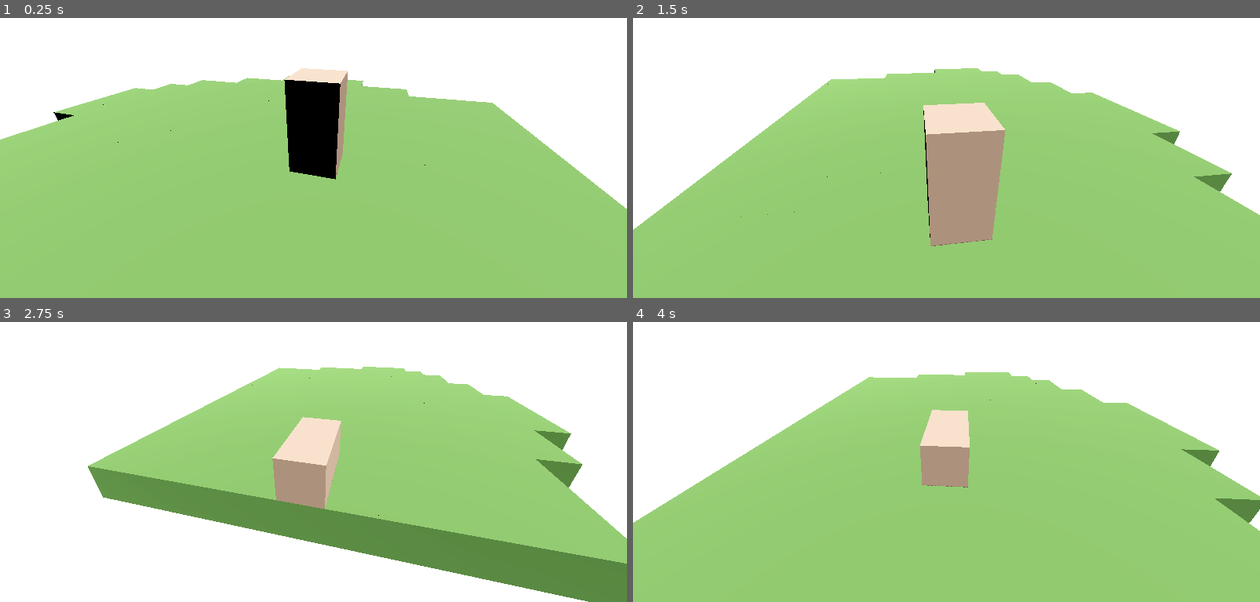
Above: before the commit, frames 1-4 (two rows, left to right).
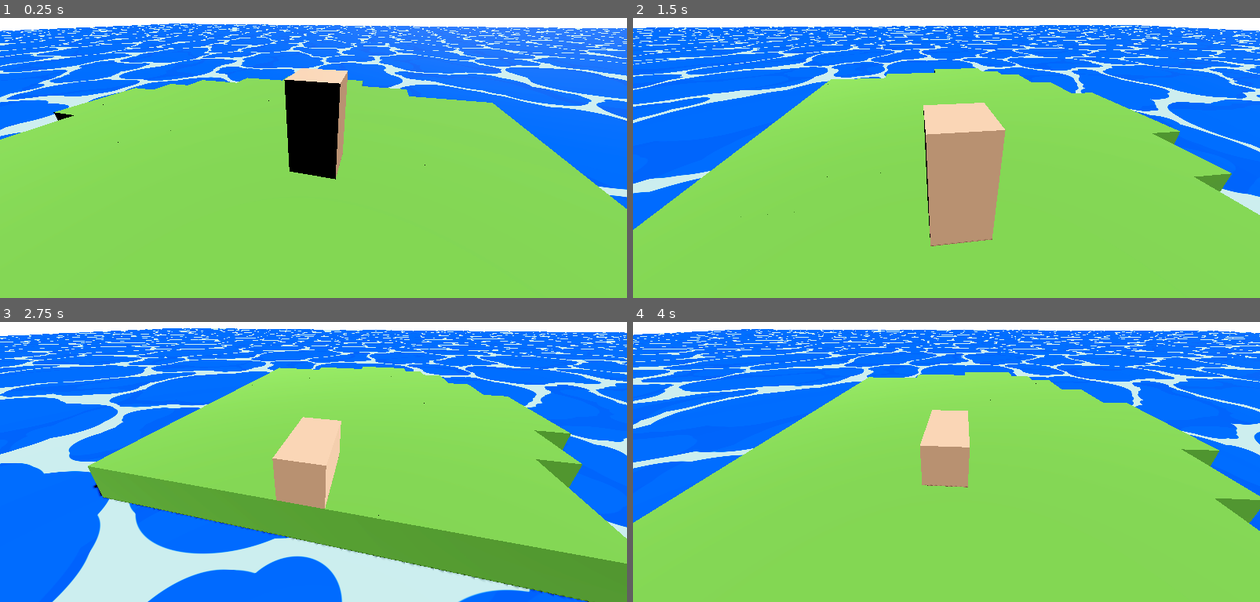
Above: after the commit, the same moments.

Repository: Mijak203/null-pointer
Game: Godot game, scene res://levels/level_test.tscn
Two runs of this game, one before a commit and one after it. Both use one fixed random seed, a clock stepped at 60 frames per second and the inputs below.
Inputs:
- Up to frame 1 (0.25 s): no input
- Up to frame 2 (1.5 s): tap Enter (ui_accept) at 0.5, 0.77 s; hold Right (ui_right) 0.53-1.28 s; tap Q (camera_left) at 0.6 s; hold Down (ui_down) from 1.28 s (still down); tap E (camera_right) at 1.35 s
- Up to frame 3 (2.75 s): tap Enter (ui_accept) at 1.52 s; release Down (ui_down) at 2.03 s; hold Right (ui_right) from 2.03 s (still down); tap Q (camera_left) at 2.1 s
- Up to frame 4 (4 s): release Right (ui_right) at 2.78 s; hold Up (ui_up) 2.78-3.53 s; tap E (camera_right) at 2.85 s; tap Enter (ui_accept) at 3.02, 3.77 s; hold Left (ui_left) from 3.53 s (still down); tap Q (camera_left) at 3.6 s

The runs differ from the first frame. In frame 1, 94% of the frame differs, in the area x 0-100%, y 1-100%; in frame 2, 91%; in frame 3, 83%; in frame 4, 94%, in the area x 0-100%, y 2-100%.

Commit message:
A few changes in test_level

Diff:
--- a/levels/level_test.tscn
+++ b/levels/level_test.tscn
@@ -1,23 +1,24 @@
-[gd_scene load_steps=16 format=3 uid="uid://cdh6sracst7yp"]
+[gd_scene load_steps=17 format=3 uid="uid://cdh6sracst7yp"]
 
 [ext_resource type="PackedScene" uid="uid://coq5ax1e4mv45" path="res://ui/ui.tscn" id="1_iho50"]
 [ext_resource type="PackedScene" uid="uid://sgon0j5tpurb" path="res://components/camera_rig/camera_rig.tscn" id="2_3wh16"]
 [ext_resource type="Shader" uid="uid://cx11i2oumk8jr" path="res://res/sky.gdshader" id="2_4w0vo"]
 [ext_resource type="MeshLibrary" uid="uid://cwk15eg3qvxqv" path="res://res/mesh_lib.tres" id="3_5yd65"]
-[ext_resource type="PackedScene" path="res://entities/player/cube.tscn" id="4_eu8vo"]
+[ext_resource type="PackedScene" uid="uid://di70uixp7o0gy" path="res://entities/player/cube.tscn" id="4_eu8vo"]
+[ext_resource type="PackedScene" uid="uid://c267degr5g0w2" path="res://res/water_plane.tscn" id="6_y0s4v"]
 
 [sub_resource type="CurveTexture" id="CurveTexture_eu8vo"]
 
-[sub_resource type="FastNoiseLite" id="FastNoiseLite_5yd65"]
+[sub_resource type="FastNoiseLite" id="FastNoiseLite_y0s4v"]
 
-[sub_resource type="NoiseTexture2D" id="NoiseTexture2D_y0s4v"]
-noise = SubResource("FastNoiseLite_5yd65")
+[sub_resource type="NoiseTexture2D" id="NoiseTexture2D_tt56a"]
+noise = SubResource("FastNoiseLite_y0s4v")
 seamless = true
 
-[sub_resource type="FastNoiseLite" id="FastNoiseLite_tt56a"]
+[sub_resource type="FastNoiseLite" id="FastNoiseLite_sop0g"]
 
-[sub_resource type="NoiseTexture2D" id="NoiseTexture2D_sop0g"]
-noise = SubResource("FastNoiseLite_tt56a")
+[sub_resource type="NoiseTexture2D" id="NoiseTexture2D_vac4a"]
+noise = SubResource("FastNoiseLite_sop0g")
 seamless = true
 
 [sub_resource type="FastNoiseLite" id="FastNoiseLite_vac4a"]
@@ -28,15 +29,15 @@
 
 [sub_resource type="ShaderMaterial" id="ShaderMaterial_gcim3"]
 shader = ExtResource("2_4w0vo")
-shader_parameter/cloud_shape_sampler = SubResource("NoiseTexture2D_sop0g")
-shader_parameter/cloud_noise_sampler = SubResource("NoiseTexture2D_y0s4v")
+shader_parameter/cloud_shape_sampler = SubResource("NoiseTexture2D_vac4a")
+shader_parameter/cloud_noise_sampler = SubResource("NoiseTexture2D_tt56a")
 shader_parameter/cloud_curves = SubResource("CurveTexture_eu8vo")
 shader_parameter/clouds_samples = 32
 shader_parameter/shadow_sample = 4
 shader_parameter/clouds_density = 0.40000000596048
 shader_parameter/clouds_scale = 1.0
 shader_parameter/clouds_smoothness = 0.035
-shader_parameter/clouds_light_color = Color(1, 1, 1, 1)
+shader_parameter/clouds_light_color = Color(0.973535, 0.9735351, 0.973535, 1)
 shader_parameter/clouds_shadow_intensity = 1.0
 shader_parameter/high_clouds_sampler = SubResource("NoiseTexture2D_cd850")
 shader_parameter/high_clouds_density = 0.20000000298024
@@ -58,6 +59,8 @@
 sky = SubResource("Sky_iho50")
 tonemap_mode = 2
 glow_enabled = true
+adjustment_enabled = true
+adjustment_saturation = 1.5
 
 [node name="Level_test" type="Node3D"]
 
@@ -67,7 +70,7 @@
 environment = SubResource("Environment_3wh16")
 
 [node name="DirectionalLight3D" type="DirectionalLight3D" parent="."]
-transform = Transform3D(-0.8660254, -0.43301278, 0.25, 0, 0.49999997, 0.86602545, -0.50000006, 0.75, -0.43301266, 0, 0, 0)
+transform = Transform3D(-0.8660254, -0.43301278, 0.24999999, -0.13203752, 0.6803073, 0.7209356, -0.4822511, 0.5913391, -0.6463374, 0, 0, 0)
 shadow_enabled = true
 
 [node name="GridMap" type="GridMap" parent="."]
@@ -82,3 +85,5 @@
 
 [node name="Cube" parent="." instance=ExtResource("4_eu8vo")]
 transform = Transform3D(1, 0, 0, 0, 1, 0, 0, 0, 1, 0.5, 1, 0.5)
+
+[node name="WaterPlane" parent="." instance=ExtResource("6_y0s4v")]
